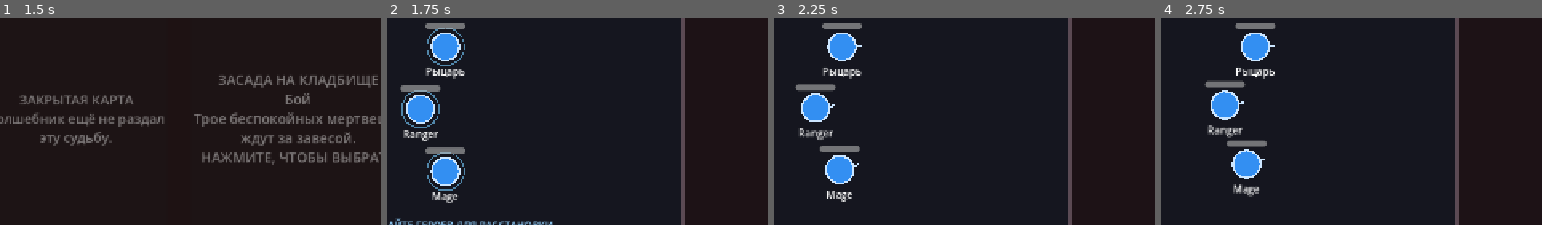
Above: before the commit, frames 1-4 (left to right).
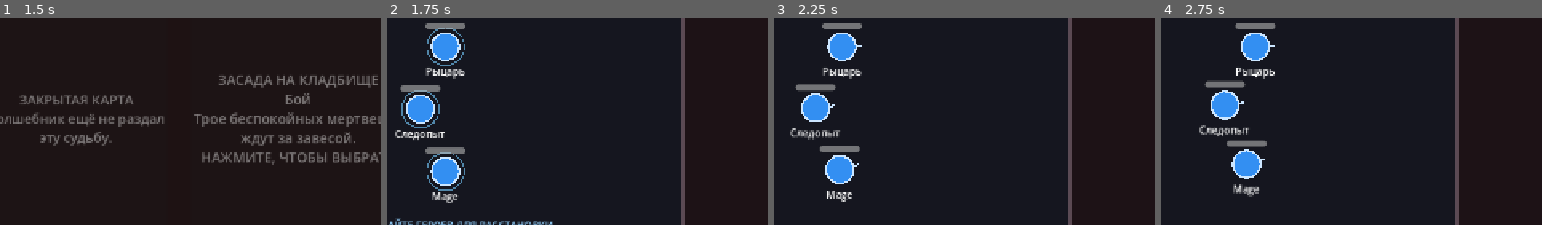
Above: after the commit, the same moments.

Repository: zampolit73/Misdeal
Game: Godot game, scene res://scenes/main/main.tscn
Same seed, same stepped clock (60 frames per second), same inputs: the game is played once before the commit and once after it.
Inputs:
- Up to frame 1 (1.5 s): click "ВОЙТИ В ИГРУ" at 0.5 s; click "ЗАСАДА НА КЛАДБИЩЕ Бой Трое б…" at 1.25 s
- Up to frame 2 (1.75 s): no input
- Up to frame 3 (2.25 s): click "БОЙ" at 2 s
- Up to frame 4 (2.75 s): no input
The pictures show only the part of the screen within x 11-61%, y 29-79%; the shares and areas given below are measured in that part.

Frame 1 is identical in both runs. In frame 2, 0.4% of the frame differs, in the area x 2-16%, y 54-60%; in frame 3, 0.4%, in the area x 4-18%, y 53-59%; in frame 4, 0.4%.

Commit message:
Translate unit display names to Russian

Diff:
--- a/resources/units/ranger.tres
+++ b/resources/units/ranger.tres
@@ -4,7 +4,7 @@
 
 [resource]
 script = ExtResource("1_unit_data")
-unit_name = "Ranger"
+unit_name = "Следопыт"
 max_hp = 90.0
 damage = 14.0
 attack_interval = 0.72
